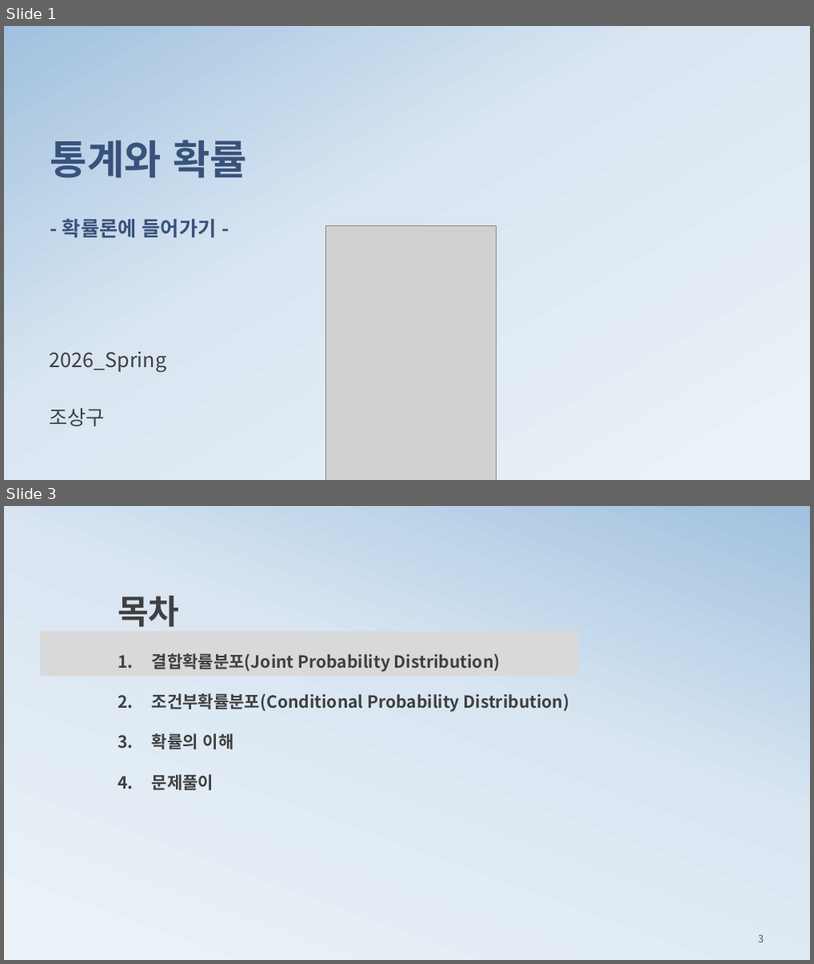
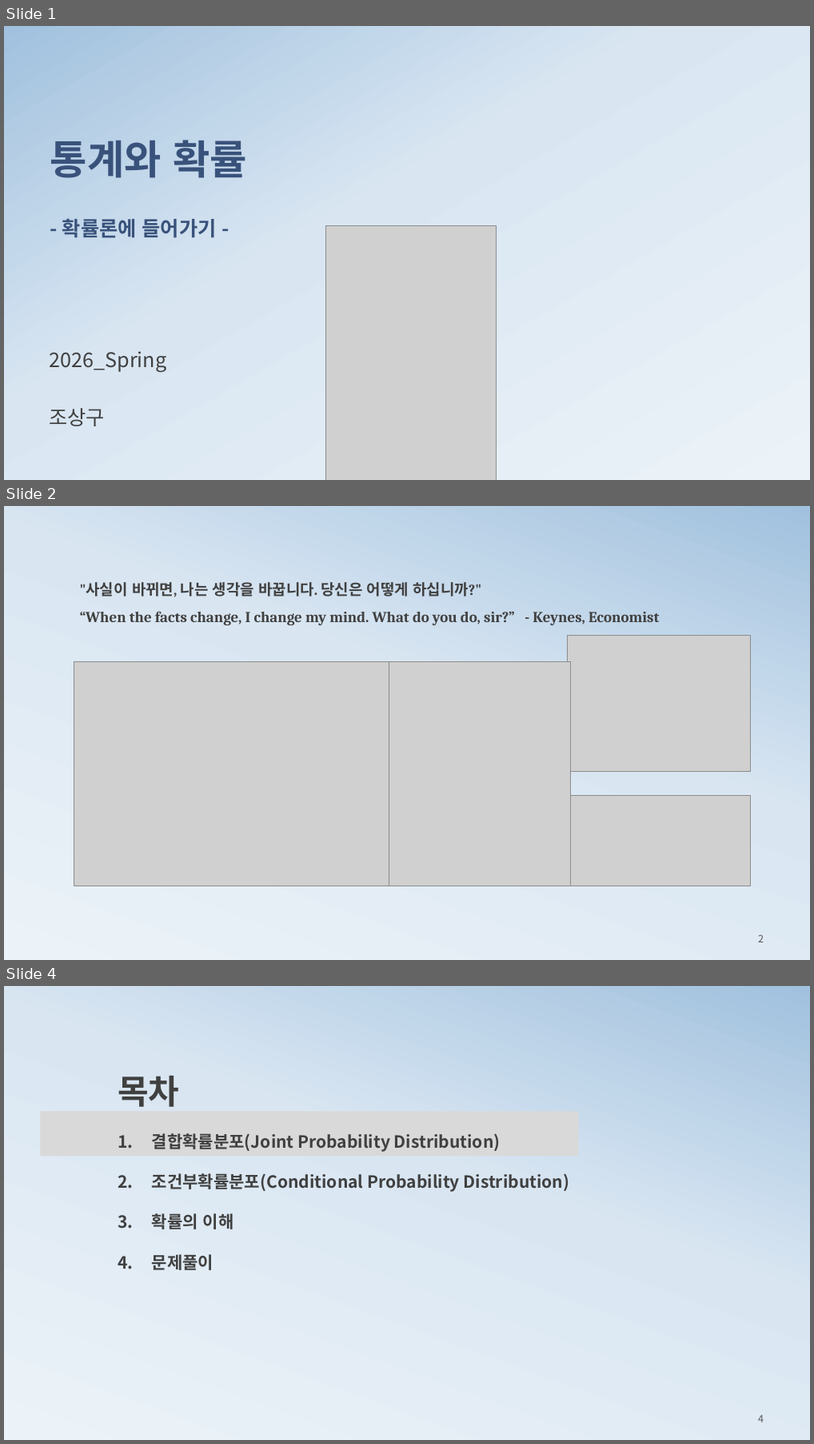
Before and after one commit to ancestor9/mathematics-for-machine-learning, a slide deck: 2_histogram2probability.pptx. Shown one above the other, each under a label of ours: slides 1 and 3 before the commit, slides 1, 2 and 4 after it; the slides between them are not shown. The pictures are 814x964 and 814x1444 pixels, drawn with LibreOffice and Linux fonts; fonts in the diff are those of the drawing; grey boxes stand for pictures; background and template pictures are left out. Boxes give left, top, right and bottom in pixels: in the first picture for what was removed or moved away, otherwise in the second. Text is boxed around its words. In the diff, an @@ line names an element or a change of style, - is before the commit and + after.

```diff
--- a/2_histogram2probability.pptx
+++ b/2_histogram2probability.pptx
@@ slide 2 added at (4, 506, 810, 960), background gradient #ECF3F8 to #D9E6F2 to #A1C1DE @@
@@ text added at (80, 582, 659, 625), 18 pt, text #404040, bold @@
+"사실이 바뀌면, 나는 생각을 바꿉니다. 당신은 어떻게 하십니까?"
+“When the facts change, I change my mind. What do you do, sir?” - Keynes, Economist
@@ group added at (74, 636, 751, 885): 4 pictures @@
@@ page number added at (758, 934, 764, 942), 12 pt, text #595959 @@
+2
@@ what was slide 3 is now slide 4 @@
@@ page number at (758, 1415, 764, 1422): text changed @@
-3
+4
```
Also in this commit, not shown: 5 slides changed, 4 other slides added, 2 slides removed.
